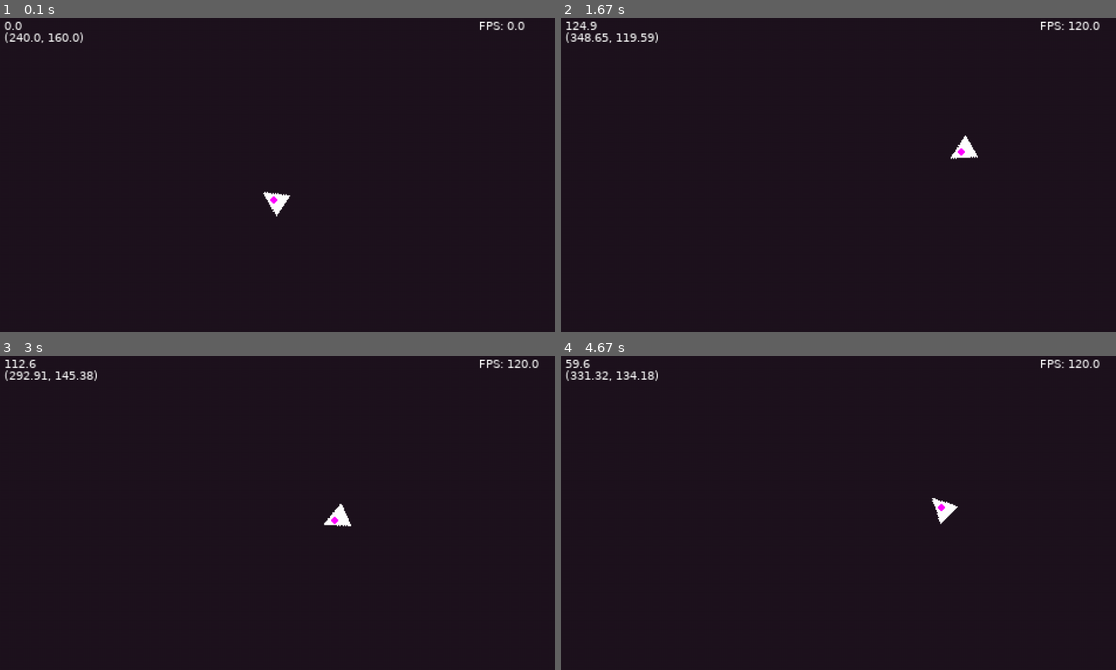
Above: before the commit, frames 1-4 (two rows, left to right).
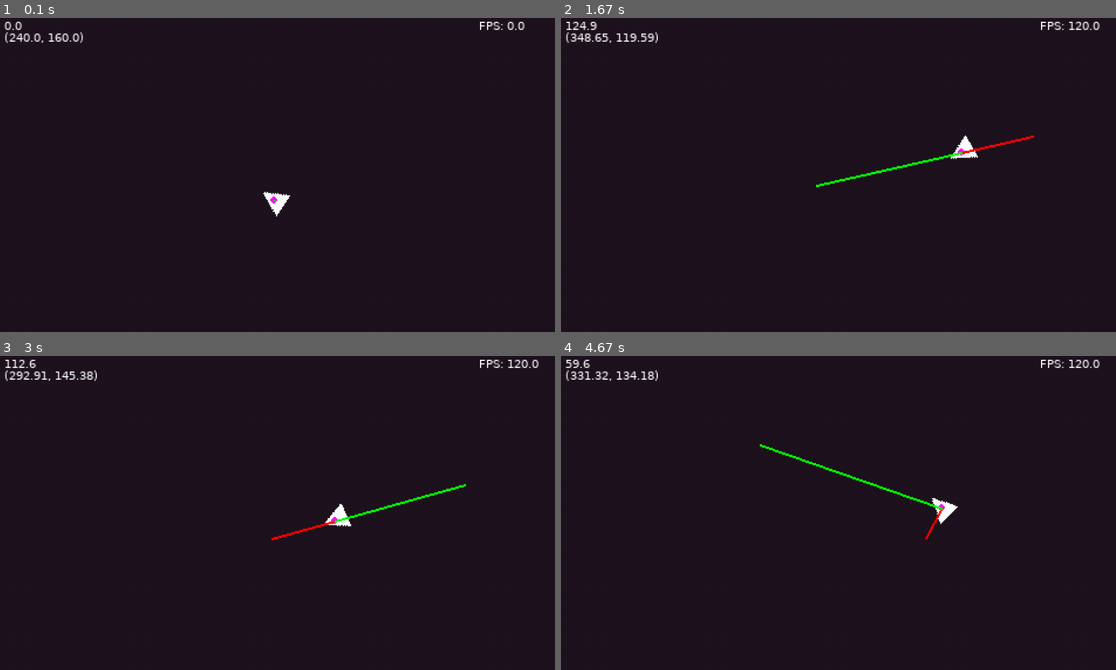
Above: after the commit, the same moments.

Repository: unnamedItem/pygame_projects
Game: pygame game, started from minigames/shooter_mouse/main.py
Two runs of this game, one before a commit and one after it. Both use one fixed random seed, a clock stepped at 60 frames per second and the inputs below.
Inputs (mouse positions are in pixels of both pictures, inside the frame that each line leads up to):
- Up to frame 1 (0.1 s): no input
- Up to frame 2 (1.67 s): hold D 0.33-0.8 s; move the mouse to (816, 215) at 0.37 s; hold W 0.83-1.13 s; move the mouse to (1016, 190) at 0.87 s; hold D 1.17-1.63 s; move the mouse to (838, 225) at 1.2 s
- Up to frame 3 (3 s): hold A 1.67-2.2 s; move the mouse to (138, 541) at 1.7 s; hold S 2.23-2.53 s; move the mouse to (327, 619) at 2.27 s; hold A 2.57-2.97 s; move the mouse to (99, 626) at 2.6 s
- Up to frame 4 (4.67 s): hold W 3-3.37 s; move the mouse to (916, 406) at 3.03 s; hold D 3.4-4.03 s; move the mouse to (1038, 669) at 3.43 s; hold S 4.07-4.43 s; move the mouse to (899, 569) at 4.1 s; hold A from 4.47 s (still down); move the mouse to (844, 412) at 4.5 s

The runs differ from the first frame. In frame 1, less than 0.1% of the frame differs, in the area x 49-50%, y 57-59%; in frame 2, 0.4%, in the area x 45-86%, y 37-54%; in frame 3, 0.3%; in frame 4, 0.4%.

Commit message:
vectores

Diff:
--- a/minigames/shooter_mouse/sprites.py
+++ b/minigames/shooter_mouse/sprites.py
@@ -61,13 +61,16 @@
 
 
     def draw(self, surface: pygame.surface.Surface, font: pygame.font.Font) -> None:
+        img_copy = pygame.transform.rotate(self.image, (self.angle - 90) * -1)
+        surface.blit(img_copy, self.pos - (vec(img_copy.get_size()) / 2))
+
+        pygame.draw.circle(surface, (255, 0, 255), self.pos, 3)
+        pygame.draw.line(surface, (255,0,0), self.pos, (self.pos + self.vel * 0.5), 2)
+        pygame.draw.line(surface, (0,255,0), self.pos, (self.pos + self.acc * 0.5), 2)
+
         vel = str(round(self.vel.magnitude(), 2))
         pos = '(' + str((round(self.pos[0], 2))) + ', ' + str((round(self.pos[1], 2))) + ')'
         text_vel = font.render(vel, True, (255, 255, 255))
         text_pos = font.render(pos, True, (255, 255, 255))
         surface.blit(text_vel, (10, 5))
         surface.blit(text_pos, (10, 15))
-
-        img_copy = pygame.transform.rotate(self.image, (self.angle - 90) * -1)
-        surface.blit(img_copy, self.pos - (vec(img_copy.get_size()) / 2))
-        pygame.draw.circle(surface, (255, 0, 255), self.pos, 3)
